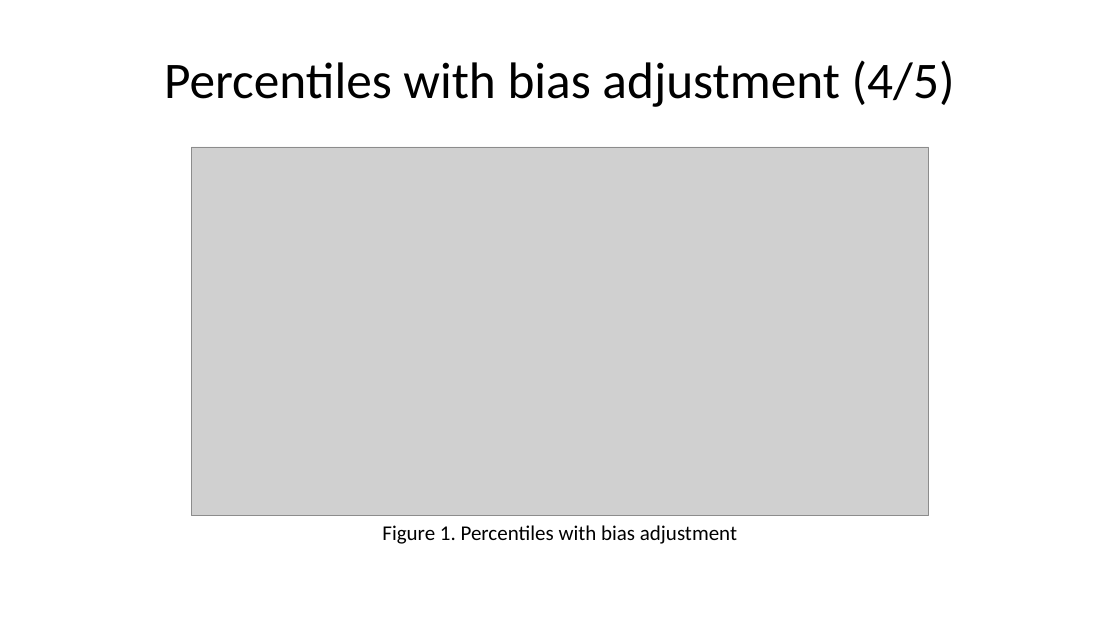
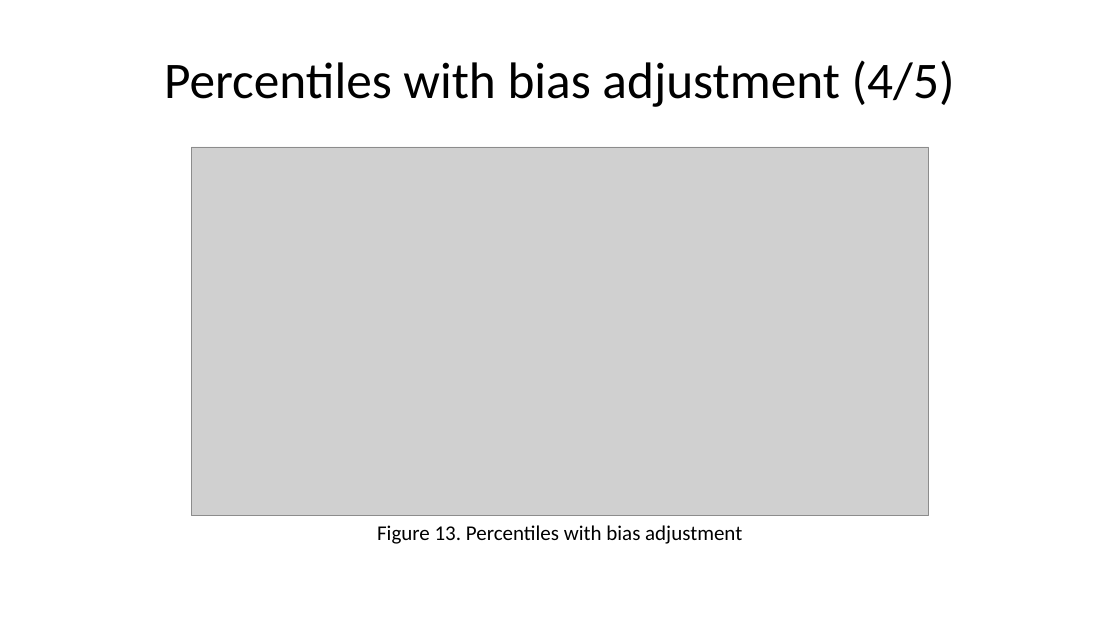
Before and after one commit to pmean/papers-and-presentations, a slide deck: slide 37 of bootstrap/src/bootstrap-slides.pptx. Drawn at 1120x630 pixels with LibreOffice and Linux fonts; fonts in the diff are those of the drawing; grey boxes stand for pictures. Boxes give left, top, right and bottom in pixels: in the first picture for what was removed or moved away, otherwise in the second. Text is boxed around its words. In the diff, an @@ line names an element or a change of style, - is before the commit and + after.

```diff
--- a/bootstrap/src/bootstrap-slides.pptx
+++ b/bootstrap/src/bootstrap-slides.pptx
@@ text at (x1=377, y1=525, x2=742, y2=544): text changed @@
-Figure 1. Percentiles with bias adjustment
+Figure 13. Percentiles with bias adjustment
```
Also in this commit, not shown: 27 other slides changed, 2 slides added, 1 other file.
